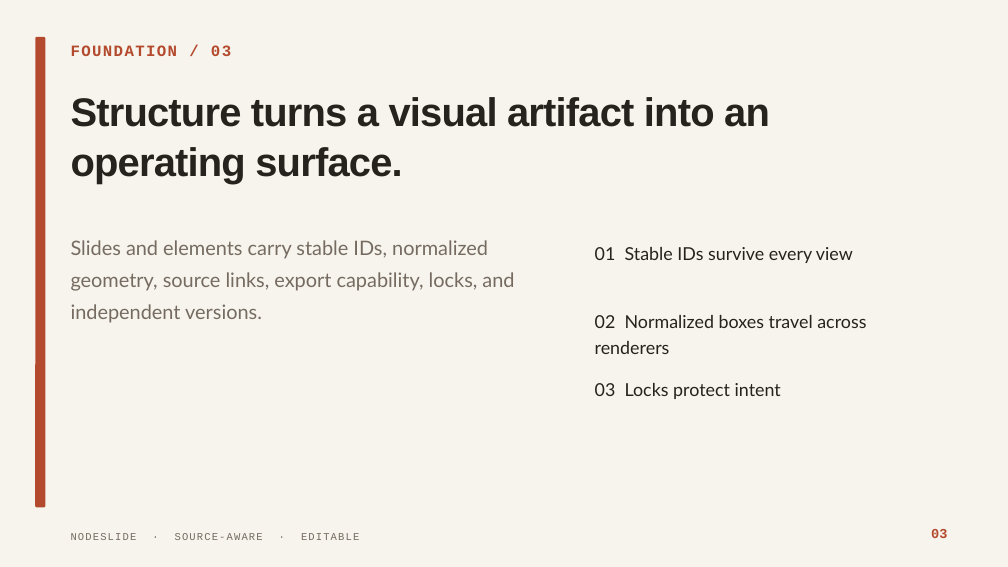
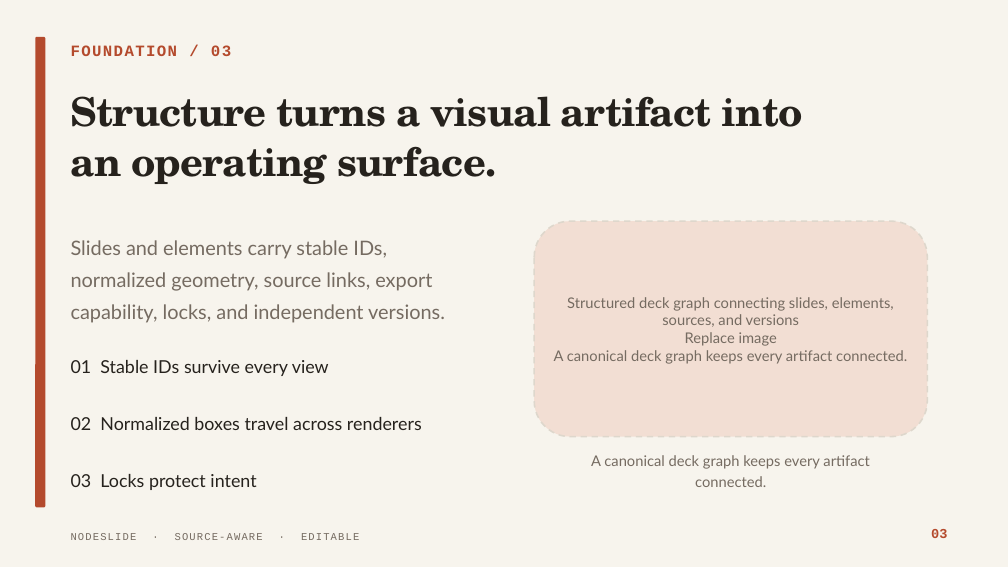
Before and after one commit to HomenShum/NodeSlide, a slide deck: slide 3 of docs/dogfood/nodeslide-domain-v1/nodeslide-golden.pptx. Drawn at 1008x567 pixels with LibreOffice and Linux fonts; fonts in the diff are those of the drawing. Boxes give left, top, right and bottom in pixels: in the first picture for what was removed or moved away, otherwise in the second. Text is boxed around its words. In the diff, an @@ line names an element or a change of style, - is before the commit and + after.

```diff
--- a/docs/dogfood/nodeslide-domain-v1/nodeslide-golden.pptx
+++ b/docs/dogfood/nodeslide-domain-v1/nodeslide-golden.pptx
@@ text "Structure turns a visual artifact ..." at (71,96,803,184): font Arial to TeX Gyre Schola @@
@@ text "Slides and elements carry stable ..." rewrapped from (71,240,514,323) to (71,240,445,323) @@
@@ rounded rectangle added at (535,221,928,436), fill #F2DED3, outline #DED7CC 1.5 pt dashed @@
@@ text added at (554,297,907,364), 14 pt, text #756B61 @@
+Structured deck graph connecting slides, elements, sources, and versions
+Replace image
+A canonical deck graph keeps every artifact connected.
@@ text "01 Stable IDs survive every ...": place and size @@
-text "01 Stable IDs survive every ..." at (595,247,853,263)
+text "01 Stable IDs survive every ..." at (71,360,329,376)
@@ text "02 Normalized boxes travel across ..." rewrapped from (595,315,866,354) to (71,417,422,430) @@
@@ text "03 Locks protect intent": place and size @@
-text "03 Locks protect intent" at (595,383,781,399)
+text "03 Locks protect intent" at (71,474,256,490)
@@ text added at (591,455,869,487), 14 pt, text #756B61 @@
+A canonical deck graph keeps every artifact connected.
```
Also in this commit, not shown: 6 other slides changed, 37 other files.
